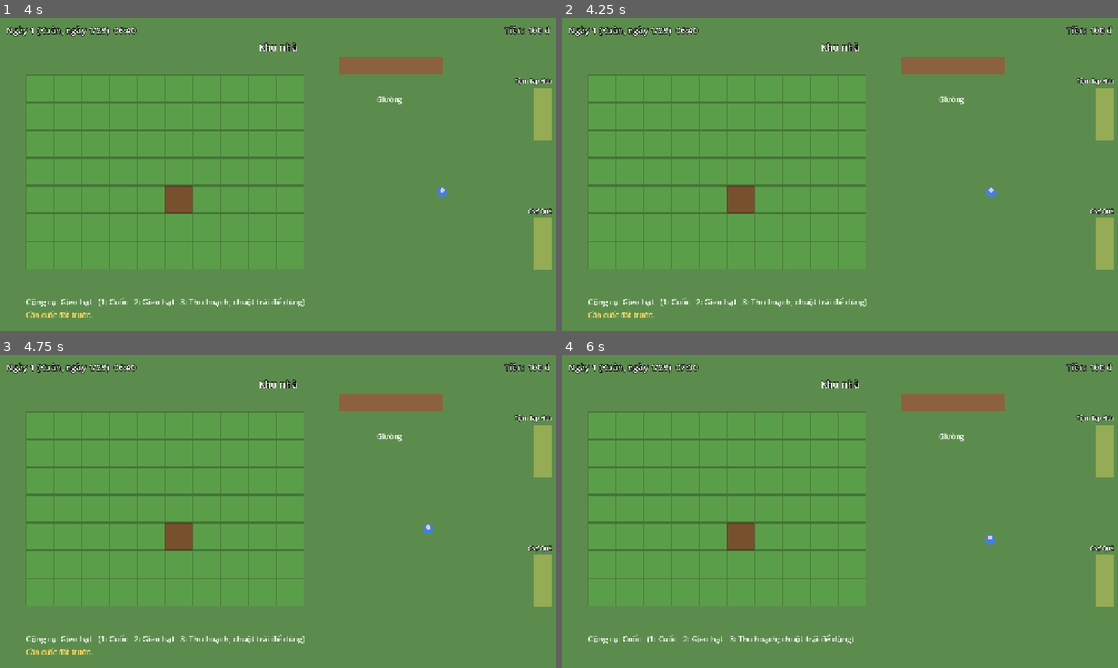
Above: before the commit, frames 1-4 (two rows, left to right).
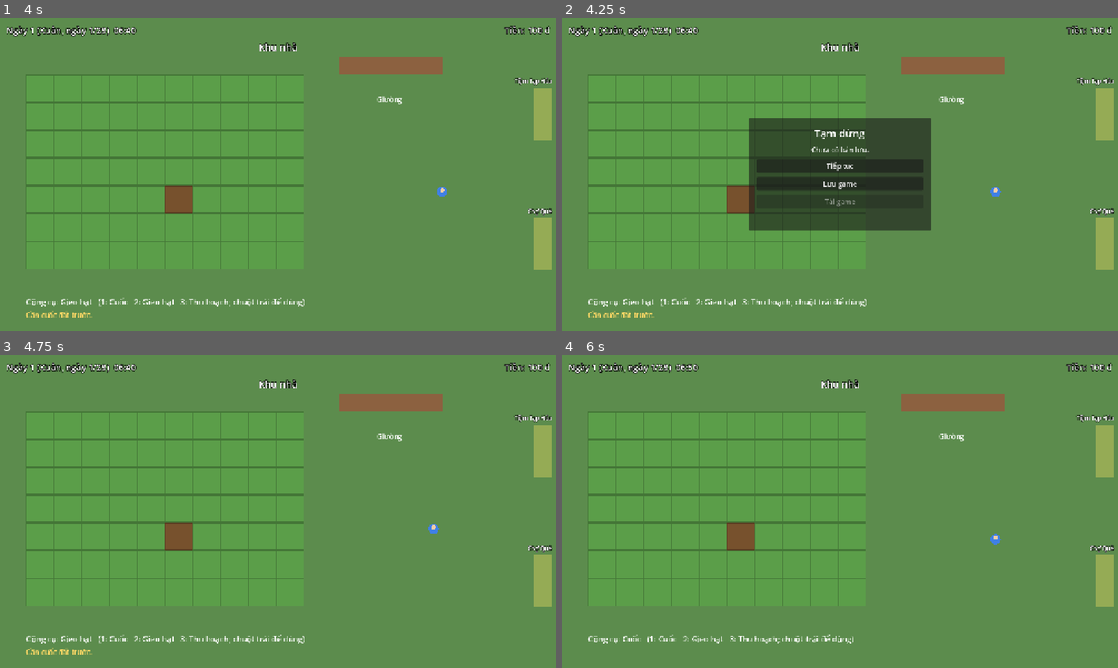
Above: after the commit, the same moments.

Repository: tmtgreen1008/Ngoi_Lang_Nho
Game: Godot game, scene res://main.tscn
Same seed, same stepped clock (60 frames per second), same inputs: the game is played once before the commit and once after it.
Inputs (mouse positions are in pixels of both pictures, inside the frame that each line leads up to):
- Up to frame 1 (4 s): tap Enter at 0.5, 2, 3.5 s; move the mouse to (400, 158) at 0.52 s; hold D (move_right) 0.53-1.25 s; hold E (interact) 0.53-1.25 s; click (400, 158) at 0.67 s; tap Space at 1.25, 2.75 s; drag from (166, 190) to (544, 115) at 1.27 s; move the mouse to (333, 105) at 2.02 s; hold D (move_right) 2.03-2.75 s; tap 2 at 2.1 s; drag from (250, 237) to (544, 243) at 2.77 s; move the mouse to (444, 221) at 3.52 s; hold A (move_left) from 3.53 s (still down); tap N at 3.6 s
- Up to frame 2 (4.25 s): keep holding A (move_left); tap Escape (ui_cancel) at 4.15 s
- Up to frame 3 (4.75 s): release A (move_left) at 4.25 s; click (278, 502) at 4.25 s, where only the run after the commit has a clickable "Tiếp tục"
- Up to frame 4 (6 s): tap Space at 5 s; drag from (673, 464) to (951, 420) at 5.02 s; move the mouse to (867, 511) at 5.77 s; hold S (move_down) from 5.78 s (still down); tap 1 at 5.85 s; click (867, 511) at 5.92 s

Frame 1 is identical in both runs. In frame 2, 12% of the frame differs, in the area x 33-79%, y 32-68%; in frame 3, less than 0.1%; in frame 4, less than 0.1%.

Commit message:
feat: SaveManager va menu tam dung (luu/nap JSON, tu luu khi sang ngay)
Luu thoi gian, tien, trang thai map, kho do, map va vi tri Player. Ghi qua file
tam roi doi ten, nap kiem tra hop le truoc khi doi trang thai. Menu Esc co
Tiep tuc/Luu/Tai. SceneManager.change_scene them capture_state.

Co-Authored-By: Claude Sonnet 5.5 <noreply@anthropic.com>

Diff:
--- /dev/null
+++ b/core/autoload/save_manager.gd
@@ -0,0 +1,152 @@
+extends Node
+## SaveManager (Autoload): lưu và nạp ván chơi ra file JSON trong user://saves.
+##
+## Gom dữ liệu của các hệ thống qua get_save_data()/load_save_data() của từng bên:
+## TimeManager, EconomyManager, WorldStateManager (trạng thái các map), kho đồ
+## Player, cùng map và vị trí hiện tại. Tự lưu vào slot "autosave" mỗi khi sang ngày mới.
+##
+## An toàn dữ liệu:
+## - Ghi ra file tạm rồi đổi tên, nên bị ngắt giữa chừng cũng không làm hỏng bản cũ.
+## - Nạp game kiểm tra file hợp lệ TRƯỚC khi đổi bất kỳ trạng thái nào.
+## - Hàm trả về chuỗi lỗi để UI hiển thị; chuỗi rỗng nghĩa là thành công.
+##
+## Lưu ý JSON: số nguyên đọc lại thành số thực, nên các hàm load_save_data phải ép kiểu int().
+
+const SAVE_VERSION: int = 1
+const SAVE_DIR: String = "user://saves"
+const DEFAULT_SLOT: StringName = &"slot1"
+const AUTOSAVE_SLOT: StringName = &"autosave"
+
+var _busy: bool = false
+
+
+func _ready() -> void:
+	EventBus.day_changed.connect(_on_day_changed)
+
+
+func get_slot_path(slot: StringName) -> String:
+	return SAVE_DIR.path_join("%s.json" % slot)
+
+
+func has_save(slot: StringName = DEFAULT_SLOT) -> bool:
+	return FileAccess.file_exists(get_slot_path(slot))
+
+
+## Thông tin tóm tắt của một slot để hiển thị; rỗng nếu không có hoặc file hỏng.
+func get_slot_info(slot: StringName = DEFAULT_SLOT) -> Dictionary:
+	var result: Dictionary = _read_save(slot)
+	if result.has("error"):
+		return {}
+	return result["data"].get("meta", {})
+
+
+## Lưu ván chơi hiện tại vào [param slot]. Trả về lỗi hoặc "".
+func save_game(slot: StringName = DEFAULT_SLOT) -> String:
+	if _busy or SceneManager.is_transitioning:
+		return "Đang bận, thử lại sau."
+	var snapshot: Dictionary = _build_snapshot()
+	if snapshot.is_empty():
+		return "Chưa có ván chơi để lưu."
+	DirAccess.make_dir_recursive_absolute(SAVE_DIR)
+	var path: String = get_slot_path(slot)
+	var temp_path: String = path + ".tmp"
+	var file: FileAccess = FileAccess.open(temp_path, FileAccess.WRITE)
+	if file == null:
+		return "Không ghi được file lưu (lỗi %d)." % FileAccess.get_open_error()
+	file.store_string(JSON.stringify(snapshot, "\t"))
+	file.close()
+	var rename_error: int = DirAccess.rename_absolute(temp_path, path)
+	if rename_error != OK:
+		return "Không hoàn tất được file lưu (lỗi %d)." % rename_error
+	EventBus.game_saved.emit()
+	return ""
+
+
+## Nạp ván chơi từ [param slot]. Chạy bất đồng bộ (đổi map có hiệu ứng mờ); dùng
+## `await` nếu cần biết khi nào xong. Trả về lỗi hoặc "".
+func load_game(slot: StringName = DEFAULT_SLOT) -> String:
+	if _busy or SceneManager.is_transitioning:
+		return "Đang bận, thử lại sau."
+	var result: Dictionary = _read_save(slot)
+	if result.has("error"):
+		return result["error"]
+	var data: Dictionary = result["data"]
+	var map_path: String = String(data.get("map", ""))
+	if map_path.is_empty() or not ResourceLoader.exists(map_path):
+		return "Bản lưu hỏng: không tìm thấy map."
+
+	_busy = true
+	var player: Node = get_tree().get_first_node_in_group("player")
+	var player_data: Dictionary = data.get("player", {})
+	EconomyManager.load_save_data(data.get("economy", {}))
+	WorldStateManager.load_save_data(data.get("world", {}))
+	if player != null:
+		player.inventory.load_save_data(player_data.get("inventory", []))
+	TimeManager.load_save_data(data.get("time", {}))
+
+	# Không ghi trạng thái map cũ (sẽ đè lên dữ liệu vừa nạp).
+	SceneManager.change_scene(map_path, SceneManager.DEFAULT_SPAWN, false)
+	await EventBus.scene_changed
+	var position_data: Array = player_data.get("position", [])
+	if player != null and position_data.size() == 2:
+		player.global_position = Vector2(float(position_data[0]), float(position_data[1]))
+	_busy = false
+	EventBus.game_loaded.emit()
+	return ""
+
+
+func _build_snapshot() -> Dictionary:
+	var player: Node = get_tree().get_first_node_in_group("player")
+	if player == null or SceneManager.current_scene_path.is_empty():
+		return {}
+	# Chốt trạng thái map đang đứng (các map đã rời đã được ghi từ trước).
+	WorldStateManager.capture(SceneManager.current_scene_path)
+	return {
+		"version": SAVE_VERSION,
+		"meta": {
+			"saved_at": Time.get_datetime_string_from_system(),
+			"day": TimeManager.day,
+			"season": int(TimeManager.season),
+			"time": TimeManager.get_time_string(),
+			"money": EconomyManager.money,
+			"map": SceneManager.current_scene_path,
+		},
+		"map": SceneManager.current_scene_path,
+		"time": TimeManager.get_save_data(),
+		"economy": EconomyManager.get_save_data(),
+		"world": WorldStateManager.get_save_data(),
+		"player": {
+			"inventory": player.inventory.get_save_data(),
+			"position": [player.global_position.x, player.global_position.y],
+		},
+	}
+
+
+## Đọc và kiểm tra file. Trả về {"data": Dictionary} hoặc {"error": String}.
+func _read_save(slot: StringName) -> Dictionary:
+	var path: String = get_slot_path(slot)
+	if not FileAccess.file_exists(path):
+		return {"error": "Chưa có bản lưu."}
+	var text: String = FileAccess.get_file_as_string(path)
+	# JSON.new().parse() trả mã lỗi êm; JSON.parse_string() in lỗi đỏ ra console.
+	var json := JSON.new()
+	if json.parse(text) != OK or not json.data is Dictionary:
+		return {"error": "Bản lưu bị hỏng."}
+	var parsed: Dictionary = json.data
+	var version: int = int(parsed.get("version", 0))
+	if version < 1 or version > SAVE_VERSION:
+		return {"error": "Bản lưu có phiên bản không hỗ trợ (%d)." % version}
+	return {"data": parsed}
+
+
+## Tự lưu khi sang ngày mới. Hoãn một nhịp để các hệ thống khác xử lý day_changed xong.
+func _on_day_changed(_day: int) -> void:
+	if _busy or SceneManager.current_map == null or SceneManager.is_transitioning:
+		return
+	_autosave.call_deferred()
+
+
+func _autosave() -> void:
+	var error: String = save_game(AUTOSAVE_SLOT)
+	if not error.is_empty():
+		push_warning("SaveManager: tu luu that bai: %s" % error)
--- a/core/autoload/scene_manager.gd
+++ b/core/autoload/scene_manager.gd
@@ -41,8 +41,10 @@
 
 
 ## Chuyển tới map [param scene_path], đặt Player tại SpawnPoint [param spawn_id].
+## [param capture_state] = false khi nạp game: không ghi trạng thái map cũ, vì sẽ
+## đè lên trạng thái vừa nạp từ file.
 ## Bỏ qua nếu đang chuyển dở. Hàm chạy bất đồng bộ, không cần await.
-func change_scene(scene_path: String, spawn_id: StringName = DEFAULT_SPAWN) -> void:
+func change_scene(scene_path: String, spawn_id: StringName = DEFAULT_SPAWN, capture_state: bool = true) -> void:
 	if is_transitioning or _world == null:
 		return
 	var packed: PackedScene = load(scene_path) as PackedScene
@@ -53,7 +55,8 @@
 
 	if current_map != null:
 		await _fade_to(1.0)
-		EventBus.world_state_save_requested.emit(current_scene_path)
+		if capture_state:
+			EventBus.world_state_save_requested.emit(current_scene_path)
 		_world.remove_child(current_map)
 		current_map.queue_free()
 		current_map = null
--- a/main.gd
+++ b/main.gd
@@ -22,6 +22,7 @@
 	_give_starting_items()
 
 	add_child(Hud.new())
+	add_child(PauseMenu.new())
 	var ui_layer := CanvasLayer.new()
 	ui_layer.layer = 20
 	add_child(ui_layer)
--- a/project.godot
+++ b/project.godot
@@ -15,6 +15,7 @@
 EconomyManager="*res://core/autoload/economy_manager.gd"
 WorldStateManager="*res://core/autoload/world_state_manager.gd"
 SceneManager="*res://core/autoload/scene_manager.gd"
+SaveManager="*res://core/autoload/save_manager.gd"
 
 [display]
 
--- /dev/null
+++ b/ui/pause/pause_menu.gd
@@ -0,0 +1,117 @@
+class_name PauseMenu
+extends CanvasLayer
+## Menu tạm dừng (Esc): Tiếp tục, Lưu game, Tải game. Dừng toàn bộ game khi mở
+## (get_tree().paused), nên đồng hồ và Player đứng yên.
+##
+## Không mở khi cửa hàng đang mở (Esc lúc đó dành cho ShopUI) hoặc khi đang chuyển map.
+
+var _panel: PanelContainer
+var _info_label: Label
+var _message_label: Label
+var _load_button: Button
+var _shop_open: bool = false
+
+
+func _ready() -> void:
+	layer = 50
+	process_mode = Node.PROCESS_MODE_ALWAYS  # Vẫn nhận input khi game đang dừng.
+
+	var center := CenterContainer.new()
+	center.set_anchors_preset(Control.PRESET_FULL_RECT)
+	add_child(center)
+	_panel = PanelContainer.new()
+	_panel.custom_minimum_size = Vector2(420, 0)
+	center.add_child(_panel)
+	var margin := MarginContainer.new()
+	for side: String in ["left", "top", "right", "bottom"]:
+		margin.add_theme_constant_override("margin_" + side, 18)
+	_panel.add_child(margin)
+	var box := VBoxContainer.new()
+	box.add_theme_constant_override("separation", 10)
+	margin.add_child(box)
+
+	var title := Label.new()
+	title.text = "Tạm dừng"
+	title.horizontal_alignment = HORIZONTAL_ALIGNMENT_CENTER
+	title.add_theme_font_size_override("font_size", 24)
+	box.add_child(title)
+
+	_info_label = Label.new()
+	_info_label.horizontal_alignment = HORIZONTAL_ALIGNMENT_CENTER
+	_info_label.autowrap_mode = TextServer.AUTOWRAP_WORD_SMART
+	box.add_child(_info_label)
+
+	_add_button(box, "Tiếp tục", close)
+	_add_button(box, "Lưu game", _on_save_pressed)
+	_load_button = _add_button(box, "Tải game", _on_load_pressed)
+
+	_message_label = Label.new()
+	_message_label.horizontal_alignment = HORIZONTAL_ALIGNMENT_CENTER
+	_message_label.add_theme_color_override("font_color", Color(1.0, 0.85, 0.4))
+	box.add_child(_message_label)
+
+	EventBus.shop_opened.connect(func(_vendor: Resource) -> void: _shop_open = true)
+	EventBus.shop_closed.connect(func(_vendor: Resource) -> void: _shop_open = false)
+	hide()
+
+
+func _unhandled_input(event: InputEvent) -> void:
+	if not event.is_action_pressed("ui_cancel"):
+		return
+	if visible:
+		close()
+	elif not _shop_open and not SceneManager.is_transitioning:
+		open()
+	else:
+		return
+	get_viewport().set_input_as_handled()
+
+
+func open() -> void:
+	_message_label.text = ""
+	_refresh_info()
+	show()
+	get_tree().paused = true
+
+
+func close() -> void:
+	hide()
+	get_tree().paused = false
+
+
+func _refresh_info() -> void:
+	var info: Dictionary = SaveManager.get_slot_info()
+	_load_button.disabled = info.is_empty()
+	if info.is_empty():
+		_info_label.text = "Chưa có bản lưu."
+		return
+	_info_label.text = "Bản lưu: Ngày %d (%s) %s, %d đ\n%s" % [
+		int(info.get("day", 0)),
+		TimeManager.SEASON_NAMES.get(int(info.get("season", 0)), "?"),
+		info.get("time", ""),
+		int(info.get("money", 0)),
+		info.get("saved_at", ""),
+	]
+
+
+func _on_save_pressed() -> void:
+	var error: String = SaveManager.save_game()
+	_message_label.text = error if not error.is_empty() else "Đã lưu game."
+	_refresh_info()
+
+
+func _on_load_pressed() -> void:
+	# Bỏ dừng trước khi nạp: hiệu ứng chuyển map cần game chạy.
+	close()
+	var error: String = await SaveManager.load_game()
+	if not error.is_empty():
+		open()
+		_message_label.text = error
+
+
+func _add_button(parent: Node, text: String, on_pressed: Callable) -> Button:
+	var button := Button.new()
+	button.text = text
+	button.pressed.connect(on_pressed)
+	parent.add_child(button)
+	return button
Not shown, added: core/autoload/save_manager.gd.uid
Not shown, added: docs/screenshots/flow_1_home_planted.png.import
Not shown, added: docs/screenshots/flow_2_grocery.png.import
Not shown, added: docs/screenshots/flow_3_home_ripe.png.import
Not shown, added: docs/screenshots/flow_4_market_shop.png.import
Binary file added: docs/screenshots/save_1_pause_menu.png
Binary file added: docs/screenshots/save_2_after_save.png
Not shown, added: ui/pause/pause_menu.gd.uid
Not shown, changed: docs/FOLDER_STRUCTURE.md
